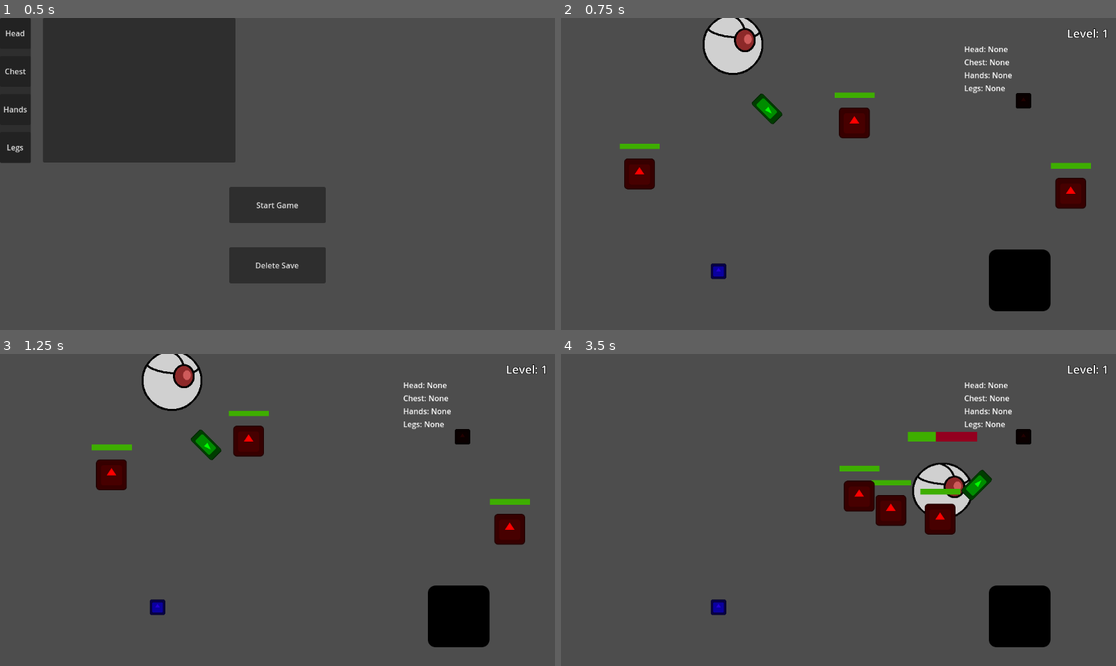
Above: before the commit, frames 1-4 (two rows, left to right).
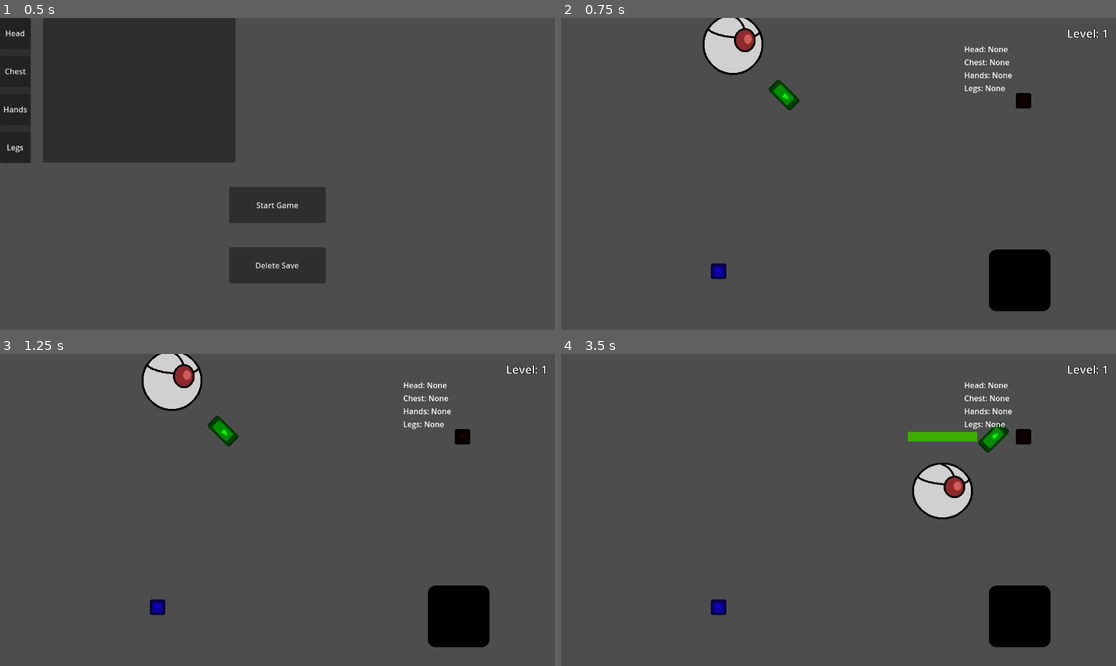
Above: after the commit, the same moments.

Repository: TRushton95/Aberration
Game: Godot game, scene res://app.tscn
Same seed, same stepped clock (60 frames per second), same inputs: the game is played once before the commit and once after it. The engine's default icon, where the game draws it, is replaced by a stand-in: a white triangle on a blue panel in a dark square.
Inputs:
- Up to frame 1 (0.5 s): no input
- Up to frame 2 (0.75 s): click "Start Game" at 0.5 s
- Up to frame 3 (1.25 s): no input
- Up to frame 4 (3.5 s): tap Enter (attack) at 1.25, 1.35, 2.1, 2.85 s; hold D (move_right) 1.28-2.03 s; hold S (move_down) 2.03-2.78 s; hold D (move_right) from 2.78 s (still down)

Frame 1 is identical in both runs. In frame 2, 2.6% of the frame differs, in the area x 10-96%, y 19-62%; in frame 3, 2.6%; in frame 4, 2.8%, in the area x 50-81%, y 21-58%.

Commit message:
Fix sword swing position and cooldown

Diff:
--- a/src/game/entities/player/player.tscn
+++ b/src/game/entities/player/player.tscn
@@ -12,6 +12,21 @@
 
 [sub_resource type="RectangleShape2D" id="RectangleShape2D_v0nmi"]
 size = Vector2(100, 50)
+
+[sub_resource type="Animation" id="Animation_dhej3"]
+length = 0.001
+tracks/0/type = "value"
+tracks/0/imported = false
+tracks/0/enabled = true
+tracks/0/path = NodePath("Sprite2D:scale")
+tracks/0/interp = 1
+tracks/0/loop_wrap = true
+tracks/0/keys = {
+"times": PackedFloat32Array(0),
+"transitions": PackedFloat32Array(1),
+"update": 0,
+"values": [Vector2(1, 1)]
+}
 
 [sub_resource type="Animation" id="Animation_v0nmi"]
 resource_name = "walking"
@@ -28,21 +43,6 @@
 "transitions": PackedFloat32Array(1, 1, 1),
 "update": 0,
 "values": [Vector2(1, 1), Vector2(1, 0.85), Vector2(1, 1)]
-}
-
-[sub_resource type="Animation" id="Animation_dhej3"]
-length = 0.001
-tracks/0/type = "value"
-tracks/0/imported = false
-tracks/0/enabled = true
-tracks/0/path = NodePath("Sprite2D:scale")
-tracks/0/interp = 1
-tracks/0/loop_wrap = true
-tracks/0/keys = {
-"times": PackedFloat32Array(0),
-"transitions": PackedFloat32Array(1),
-"update": 0,
-"values": [Vector2(1, 1)]
 }
 
 [sub_resource type="AnimationLibrary" id="AnimationLibrary_kn1iv"]
@@ -68,8 +68,10 @@
 shape = SubResource("RectangleShape2D_dhej3")
 
 [node name="Sword" parent="." node_paths=PackedStringArray("_owner") instance=ExtResource("3_x4rrl")]
-position = Vector2(0, -100)
+position = Vector2(0, -170)
+_attack_circle_radius = 150
 _owner = NodePath("..")
+_cooldown_s = 0.25
 
 [node name="HealthVital" parent="." instance=ExtResource("4_cjfdk")]
 
--- a/src/game/entities/weapons/sword/sword.gd
+++ b/src/game/entities/weapons/sword/sword.gd
@@ -1,8 +1,8 @@
 extends Weapon
 
 const ATTACK_DURATION_S : float = 0.25
-const ATTACK_DISTANCE : int = 100
 
+@export var _attack_circle_radius : int = 100
 @export var _damage : float = 50.0
 @export var _sweep_angle_rads : float = TAU / 4
 
@@ -66,4 +66,5 @@
 	var direction_from_owner : Vector2 = Vector2.from_angle(angle_rads)
 	rotation = angle_rads + (TAU / 4)
 
-	global_position = _owner.global_position + (direction_from_owner * ATTACK_DISTANCE)
+	var center_offset : Vector2 = Vector2(0, -64) # Horrible hardcoding
+	global_position = _owner.global_position + center_offset + (direction_from_owner * _attack_circle_radius)
--- a/src/game/game.tscn
+++ b/src/game/game.tscn
@@ -1,8 +1,7 @@
-[gd_scene load_steps=7 format=3 uid="uid://bb7raaivjx0tf"]
+[gd_scene load_steps=6 format=3 uid="uid://bb7raaivjx0tf"]
 
 [ext_resource type="Script" uid="uid://bhm1yd13rhy03" path="res://game/game.gd" id="1_l1rk1"]
 [ext_resource type="PackedScene" uid="uid://bee8iw7q7gjo7" path="res://game/entities/player/player.tscn" id="2_vasa2"]
-[ext_resource type="PackedScene" uid="uid://nqfokyahs0fw" path="res://game/entities/enemy/enemy.tscn" id="3_h7iqs"]
 [ext_resource type="PackedScene" uid="uid://fklovbofikuw" path="res://game/entities/orb_pickup/orb_pickup.tscn" id="4_4fuuu"]
 [ext_resource type="PackedScene" uid="uid://dndwvdj1mvb75" path="res://game/ui/game_ui.tscn" id="5_dxrkv"]
 [ext_resource type="PackedScene" uid="uid://bm5kj3ybxtf8j" path="res://game/entities/level_exit/level_exit.tscn" id="6_dakft"]
@@ -12,15 +11,6 @@
 
 [node name="Player" parent="." instance=ExtResource("2_vasa2")]
 position = Vector2(357, 118)
-
-[node name="Enemy" parent="." instance=ExtResource("3_h7iqs")]
-position = Vector2(640, 230)
-
-[node name="Enemy2" parent="." instance=ExtResource("3_h7iqs")]
-position = Vector2(140, 348)
-
-[node name="Enemy3" parent="." instance=ExtResource("3_h7iqs")]
-position = Vector2(1058, 364)
 
 [node name="OrbPickup" parent="." instance=ExtResource("4_4fuuu")]
 modulate = Color(1, 0, 0, 1)
